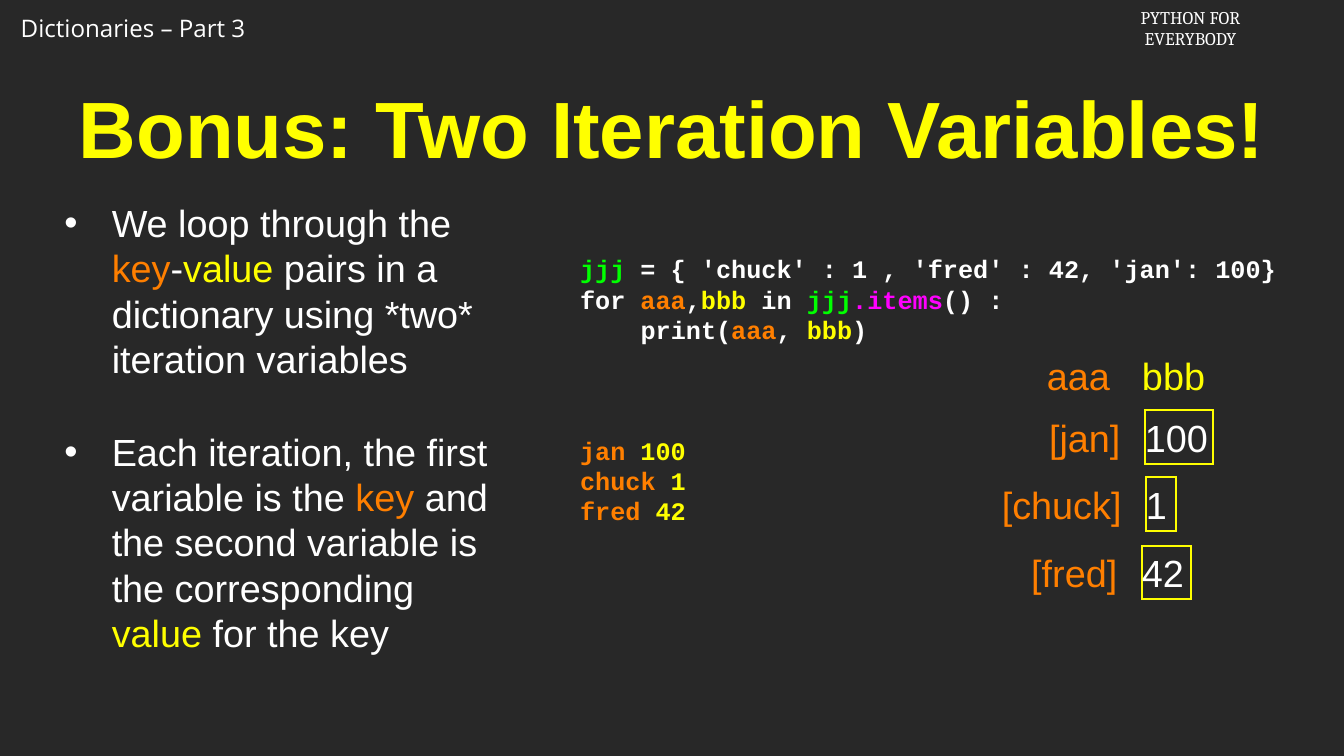
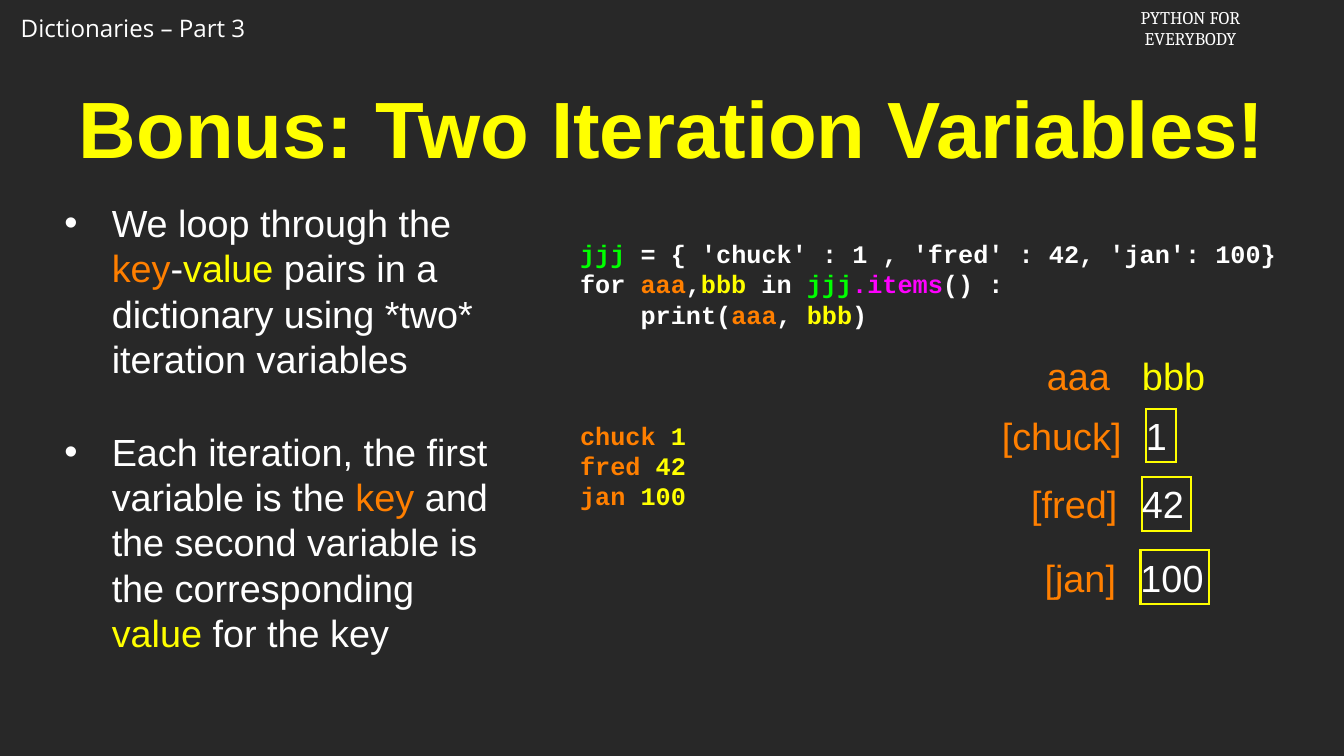
Before and after one commit to csev/py4e, a slide deck: slide 7 of cai/redo-2024/Slides/09-03-python4e.06.113016.pptx. Drawn at 1344x756 pixels with LibreOffice and Linux fonts; fonts in the diff are those of the drawing; background and template pictures are left out. Boxes give left, top, right and bottom in pixels: in the first picture for what was removed or moved away, otherwise in the second. Text is boxed around its words. In the diff, an @@ line names an element or a change of style, - is before the commit and + after.

```diff
--- a/cai/redo-2024/Slides/09-03-python4e.06.113016.pptx
+++ b/cai/redo-2024/Slides/09-03-python4e.06.113016.pptx
@@ text at (580,441,685,466): paragraph removed @@
-jan 100
@@ 2 rectangles, 2 texts: place and size @@
-2 rectangles, 2 texts at (1002,477,1191,599)
+2 rectangles, 2 texts at (1002,409,1191,531)
@@ text at (580,487,686,511): paragraph added @@
+jan 100
@@ text "[jan]": place and size @@
-text "[jan]" at (1049,424,1120,459)
+text "[jan]" at (1045,564,1116,599)
@@ rectangle "100": place and size @@
-rectangle "100" at (1144,410,1212,464)
+rectangle "100" at (1141,550,1209,604)
```
Also in this commit, not shown: 4 other slides changed, 1 slide added, 1 slide removed, 6 other files.
